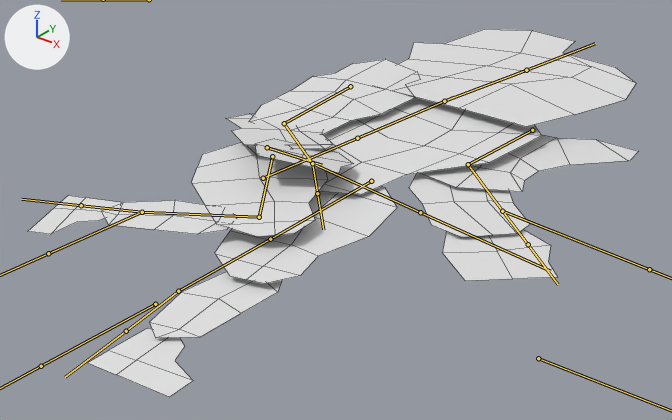
The FBX model StickVania/Assets/Prince/Models/Prince.fbx, before and after one commit.
One viewpoint serves both versions: a 50 mm camera at (0.376, -0.212, 0.24) aimed at (-0.004, 0.262, -0.054). The lights are fixed; the arrows at upper left show +X, +Y and +Z. Both versions are drawn at frame 1 of the action 'Body_Armature|MidAir 6'; the numbers are the values there. The bones that bend it are drawn over the model as lines. Mesh edges are drawn as thin lines.

The first picture shows 'Body', 'Foot', 'Foot.001', 'Head', 'L_arm', 'L_hand', 'L_hand.001', 'L_wrist', 'Leg', 'Leg.001', 'R_arm', 'R_wrist', 'Thigh', 'Thigh.001'.
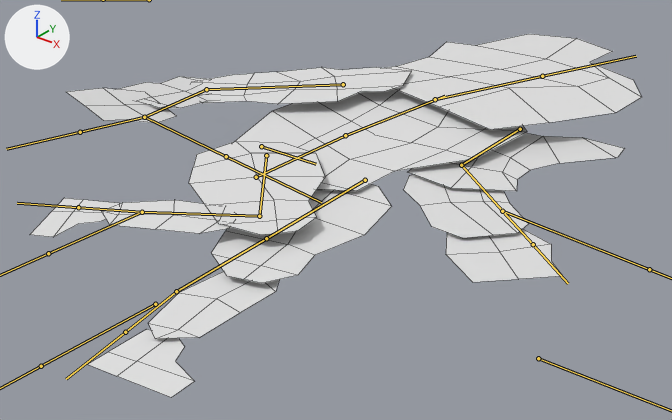
What the commit changed:
Bone 'torso1_bone.001' (bone_torso1_bone_001) moves from (-0.03, 0.02, 0.0) to (-0.05, -0.02, 0.0).
Bone 'torso1_bone' (bone_torso1_bone) turns from (0, 0, 4) to (0, 0, 0) degrees about its own x, y and z.
Bone 'torso2_bone' (bone_torso2_bone) turns from (0, 0, 0) to (0, 0, 5) degrees about its own x, y and z.
Bone 'head_bone' (bone_head_bone) turns from (0, 0, 3) to (0, 0, 16) degrees about its own x, y and z.
Bone 'r_arm_bone' (bone_r_arm_bone) turns from (1, -2, -5) to (1, -3, 45) degrees about its own x, y and z.
Bone 'r_wrist_bone' (bone_r_wrist_bone) turns from (-7, -9, -26) to (-6, -10, -33) degrees about its own x, y and z.
Bone 'l_arm_bone' (bone_l_arm_bone) turns from (-3, -2, -9) to (-3, -2, -14) degrees about its own x, y and z.
Bone 'l_thigh_bone' (bone_l_thigh_bone) turns from (0, 0, -1) to (0, 0, -3) degrees about its own x, y and z.
Bone 'r_thigh_bone' (bone_r_thigh_bone) turns from (0, 0, -34) to (0, 0, -37) degrees about its own x, y and z.

Where the change shows, as pixel boxes [x1, y1, x2, y2] in the pictures (672 x 420 px):
'Head', posed
    before: [393, 29, 636, 127]
    after: [386, 34, 641, 130]
'Body', posed
    before: [319, 97, 542, 195]
    after: [234, 89, 527, 191]
'Thigh.001', posed
    before: [192, 142, 328, 237]
    after: [189, 141, 325, 235]
'R_arm', posed (29% wider, 50% shorter)
    before: [251, 59, 420, 134]
    after: [193, 67, 411, 104]
'Thigh', posed
    before: [215, 186, 397, 284]
    after: [211, 184, 392, 283]
'L_arm', posed
    before: [421, 135, 639, 192]
    after: [408, 133, 625, 191]
'L_wrist', posed
    before: [409, 173, 530, 237]
    after: [403, 174, 529, 238]
'Leg', posed
    before: [150, 271, 282, 338]
    after: [149, 271, 279, 339]
'L_hand', posed
    before: [442, 229, 557, 281]
    after: [446, 229, 562, 282]
'L_hand.001', posed (11% wider)
    before: [255, 139, 353, 173]
    after: [67, 88, 176, 123]
'Foot', posed
    before: [87, 328, 193, 397]
    after: [88, 329, 194, 397]
'R_wrist', posed
    before: [226, 114, 334, 149]
    after: [118, 76, 213, 108]
'Foot.001', posed
    before: [29, 195, 121, 234]
    after: [30, 198, 119, 237]
bone 'torso1_bone.001', root to tip
    before: (267, 147) to (322, 165)
    after: (261, 146) to (316, 164)
bone 'torso1_bone', root to tip
    before: (263, 178) to (357, 138)
    after: (256, 177) to (345, 135)
bone 'torso2_bone', root to tip
    before: (357, 138) to (454, 97)
    after: (345, 135) to (445, 96)
bone 'head_bone', root to tip
    before: (444, 101) to (526, 70)
    after: (435, 99) to (542, 76)
bone 'r_arm_bone', root to tip
    before: (350, 86) to (284, 123)
    after: (343, 84) to (206, 89)
bone 'r_wrist_bone', root to tip
    before: (284, 123) to (312, 163)
    after: (206, 89) to (144, 117)
bone 'l_arm_bone', root to tip
    before: (532, 130) to (468, 164)
    after: (520, 129) to (461, 165)
bone 'l_thigh_bone', root to tip
    before: (371, 181) to (270, 239)
    after: (365, 180) to (266, 238)
bone 'r_thigh_bone', root to tip
    before: (272, 156) to (259, 217)
    after: (266, 155) to (259, 216)
